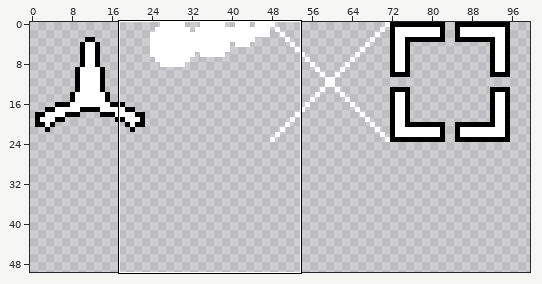
Two versions of one sprite sheet, assets/Sprites.png. Above, an overview of the earlier version with the close-up marked.
Close-up. Before the edit:
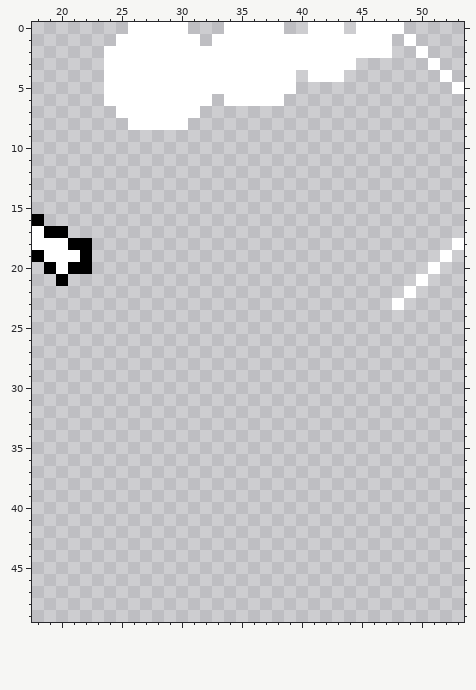
The file is 512x512 pixels. Shown: x 18..53, y 0..49. The wide view leaves out empty margins.
Now the later version:
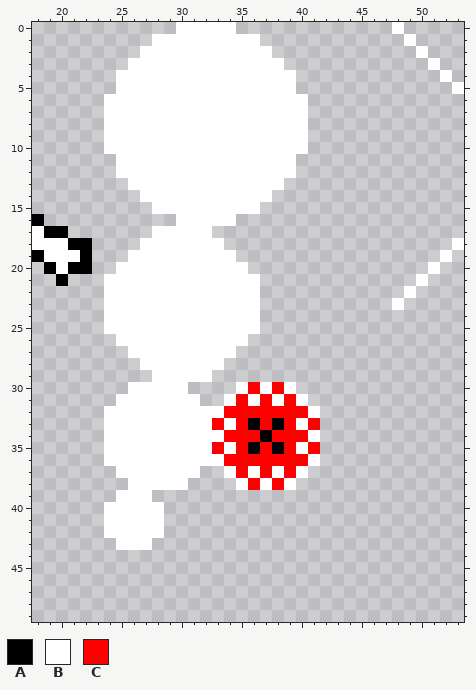
Palette (. is transparent): A #000000  B #ffffff  C #ff0000
The exact change:
y 0: x 26..29 BBBB -> ....; x 31..33 ... -> BBB; x 35..38 BBBB -> ....; x 41..43 BBB -> ...; x 45..47 BBB -> ...
y 1: x 25..27 BBB -> ...; x 32 . -> B; x 37..47 BBBBBBBBBBB -> ...........
y 2: x 24..26 BBB -> ...; x 38..47 BBBBBBBBBB -> ..........
y 3: x 24..25 BB -> ..; x 39..44 BBBBBB -> ......
y 4: x 24 B -> .; x 41..43 BBB -> ...
y 5: x 24 B -> .
y 6: x 33 . -> B; x 39..40 .. -> BB
y 7: x 24 . -> B; x 32..40 ......... -> BBBBBBBBB
y 8: x 24..25 .. -> BB; x 31..40 .......... -> BBBBBBBBBB
y 9..10: x 24..40 ................. -> BBBBBBBBBBBBBBBBB
y 11..12: x 25..39 ............... -> BBBBBBBBBBBBBBB
y 13: x 26..38 ............. -> BBBBBBBBBBBBB
y 14: x 27..37 ........... -> BBBBBBBBBBB
y 15: x 28..36 ......... -> BBBBBBBBB
y 16: x 30..34 ..... -> BBBBB
y 17: x 28..32 ..... -> BBBBB
y 18: x 27..33 ....... -> BBBBBBB
y 19: x 26..34 ......... -> BBBBBBBBB
y 20: x 25..35 ........... -> BBBBBBBBBBB
y 21..25: x 24..36 ............. -> BBBBBBBBBBBBB
y 26: x 25..35 ........... -> BBBBBBBBBBB
y 27: x 26..34 ......... -> BBBBBBBBB
y 28: x 27..33 ....... -> BBBBBBB
y 29: x 28..32 ..... -> BBBBB
y 30: x 26..30 ..... -> BBBBB; x 35..39 ..... -> BCBCB
y 31: x 25..31 ....... -> BBBBBBB; x 34..40 ....... -> BCBCBCB
y 32: x 24..41 .................. -> BBBBBBBBBBCCCCCCCB
y 33: x 24..41 .................. -> BBBBBBBBBCBCACACBC
y 34: x 24..41 .................. -> BBBBBBBBBBCCCACCCB
y 35: x 24..41 .................. -> BBBBBBBBBCBCACACBC
y 36: x 24..41 .................. -> BBBBBBBBBBCCCCCCCB
y 37: x 25..31 ....... -> BBBBBBB; x 34..40 ....... -> BCBCBCB
y 38: x 26..30 ..... -> BBBBB; x 35..39 ..... -> BCBCB
y 39: x 25..27 ... -> BBB
y 40..42: x 24..28 ..... -> BBBBB
y 43: x 25..27 ... -> BBB
Changed places in both close-ups, as pixel boxes (x1, y1, x2, y2):
changed: (104, 22, 392, 550)
